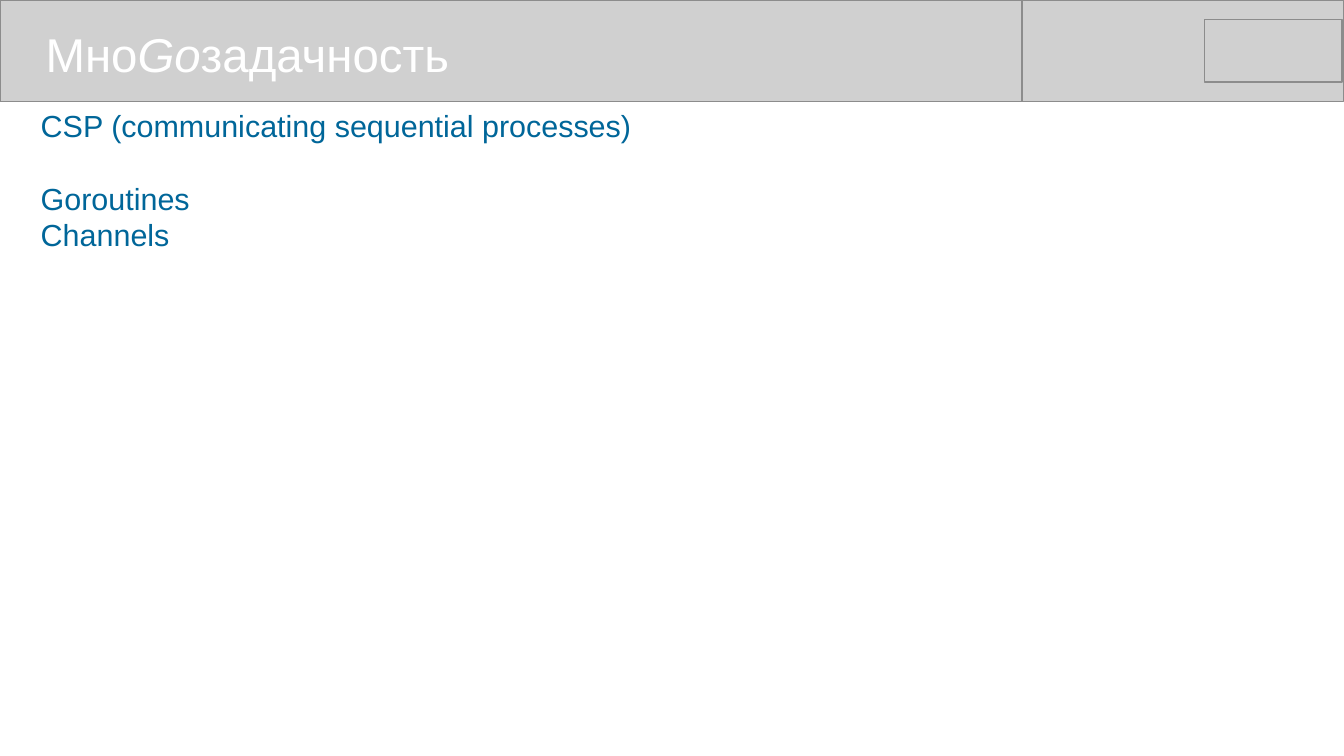
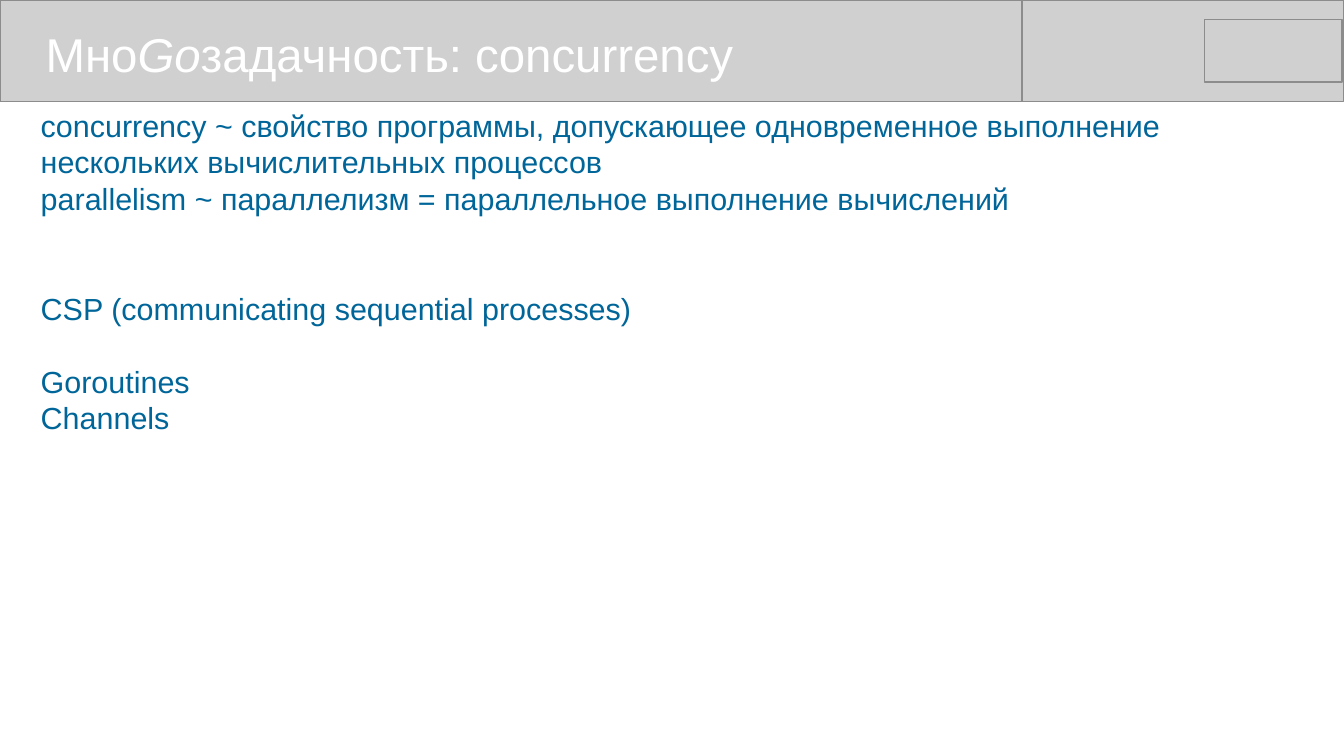
Before and after one commit to mike-shock/Go_language, a slide deck: slide 31 of Go_Review.odp. Drawn at 1344x756 pixels with LibreOffice and Linux fonts; fonts in the diff are those of the drawing; grey boxes stand for pictures. Boxes give left, top, right and bottom in pixels: in the first picture for what was removed or moved away, otherwise in the second. Text is boxed around its words. In the diff, an @@ line names an element or a change of style, - is before the commit and + after.

```diff
--- a/Go_Review.odp
+++ b/Go_Review.odp
@@ text at (46, 39, 733, 81): text changed @@
-МноGoзадачность
+МноGoзадачность: concurrency
@@ text at (41, 114, 1160, 216): paragraphs added @@
+concurrency ~ свойство программы, допускающее одновременное выполнение нескольких вычислительных процессов
+parallelism ~ параллелизм = параллельное выполнение вычислений
```
Also in this commit, not shown: 13 other slides changed, 2 slides added, 2 other files.
